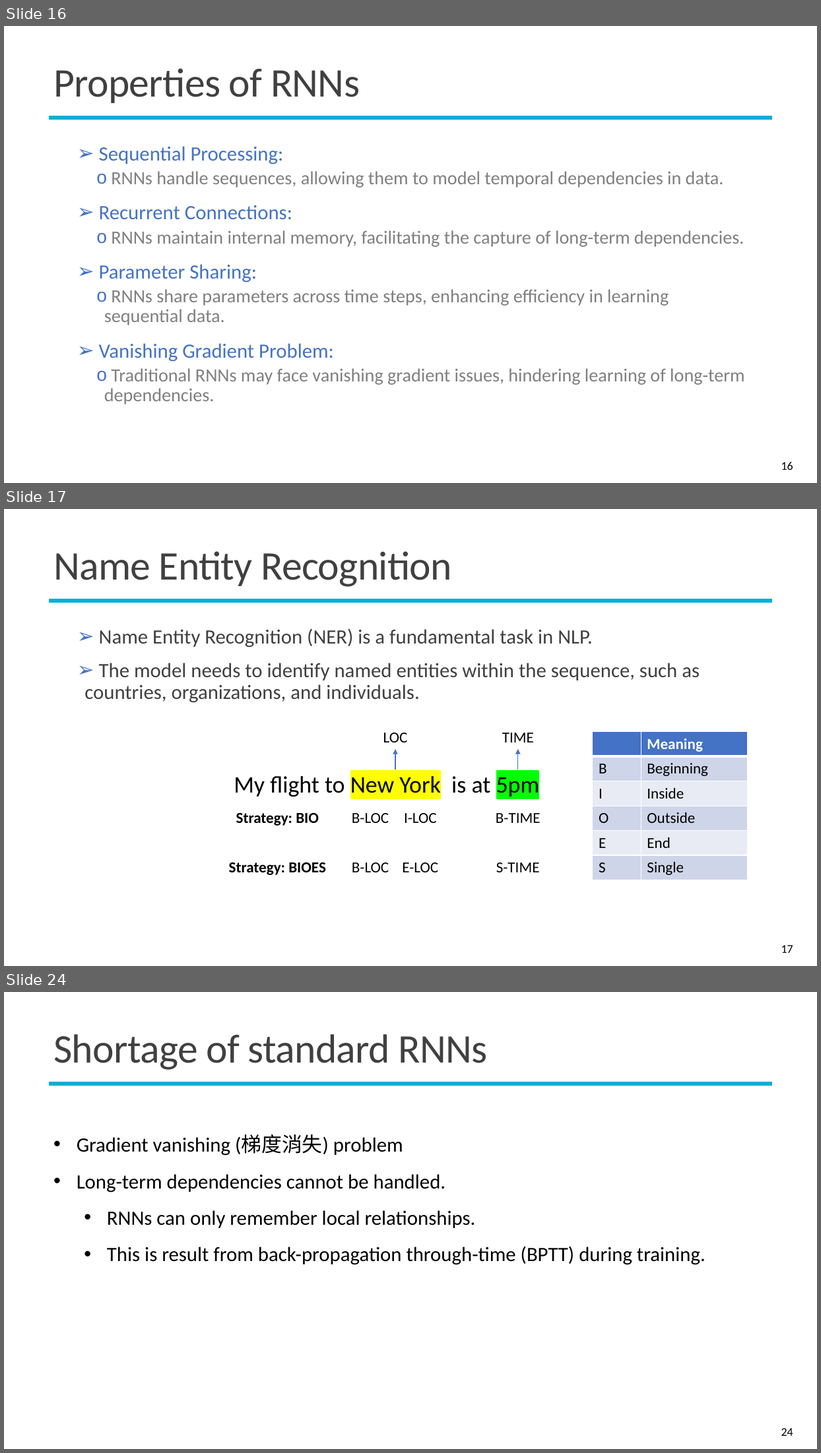
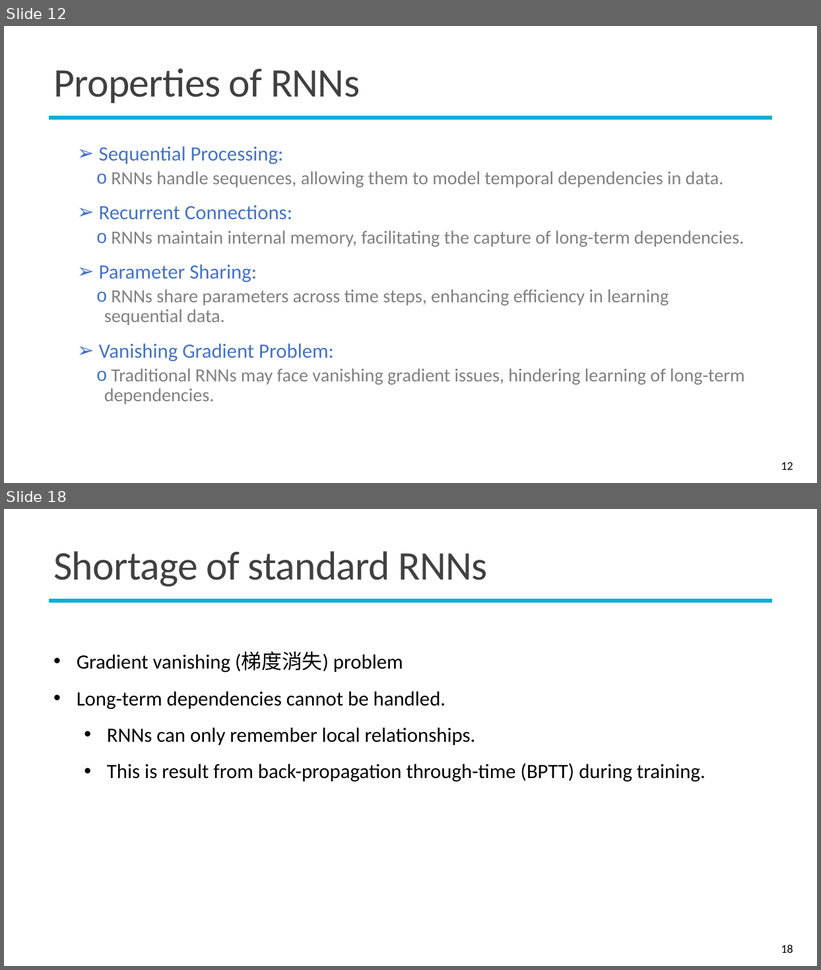
Before and after one commit to mcps5601/CGUDL_2025_Spring, a slide deck: slides/RNN_0331.pptx. Shown one above the other, each under a label of ours: slides 16, 17 and 24 before the commit, slides 12 and 18 after it; the slides between them are not shown. The pictures are 821x1453 and 821x970 pixels, drawn with LibreOffice and Linux fonts; fonts in the diff are those of the drawing; background and template pictures are left out. Boxes give left, top, right and bottom in pixels: in the first picture for what was removed or moved away, otherwise in the second. Text is boxed around its words. In the diff, an @@ line names an element or a change of style, - is before the commit and + after.

```diff
--- a/slides/RNN_0331.pptx
+++ b/slides/RNN_0331.pptx
@@ slide 17 removed at (x1=4, y1=509, x2=817, y2=966), background #FFFFFF; not listed: 1 template element that a slide beside it also shows @@
@@ title removed at (x1=54, y1=551, x2=452, y2=587) @@
-Name Entity Recognition
@@ text removed at (x1=85, y1=628, x2=700, y2=703) @@
-➢ Name Entity Recognition (NER) is a fundamental task in NLP.
-➢ The model needs to identify named entities within the sequence, such as countries, organizations, and individuals.
@@ text removed at (x1=384, y1=733, x2=408, y2=743) @@
-LOC
@@ text removed at (x1=502, y1=733, x2=534, y2=743) @@
-TIME
@@ table removed at (x1=593, y1=731, x2=748, y2=880), 6 rows, 2 columns @@
- | Meaning
-B | Beginning
-I | Inside
-O | Outside
-E | End
-S | Single
@@ arrow removed from (395, 770) to (395, 749) @@
@@ arrow removed from (518, 770) to (518, 749) @@
@@ text removed at (x1=234, y1=773, x2=540, y2=799) @@
-My flight to New York is at 5pm
@@ text removed at (x1=236, y1=813, x2=319, y2=826) @@
-Strategy: BIO
@@ text removed at (x1=352, y1=813, x2=389, y2=823) @@
-B-LOC
@@ text removed at (x1=404, y1=813, x2=437, y2=823) @@
-I-LOC
@@ text removed at (x1=496, y1=813, x2=541, y2=823) @@
-B-TIME
@@ text removed at (x1=229, y1=863, x2=326, y2=875) @@
-Strategy: BIOES
@@ text removed at (x1=352, y1=863, x2=389, y2=873) @@
-B-LOC
@@ text removed at (x1=402, y1=863, x2=438, y2=873) @@
-E-LOC
@@ text removed at (x1=496, y1=863, x2=540, y2=873) @@
-S-TIME
@@ page number removed at (x1=781, y1=945, x2=793, y2=953) @@
-17
@@ what was slide 16 is now slide 12 @@
@@ page number at (x1=781, y1=462, x2=793, y2=470): text changed @@
-16
+12
@@ what was slide 24 is now slide 18 @@
@@ page number at (x1=781, y1=945, x2=793, y2=953): text changed @@
-24
+18
```
Also in this commit, not shown: 7 slides changed, 1 slide added, 5 other slides removed.
